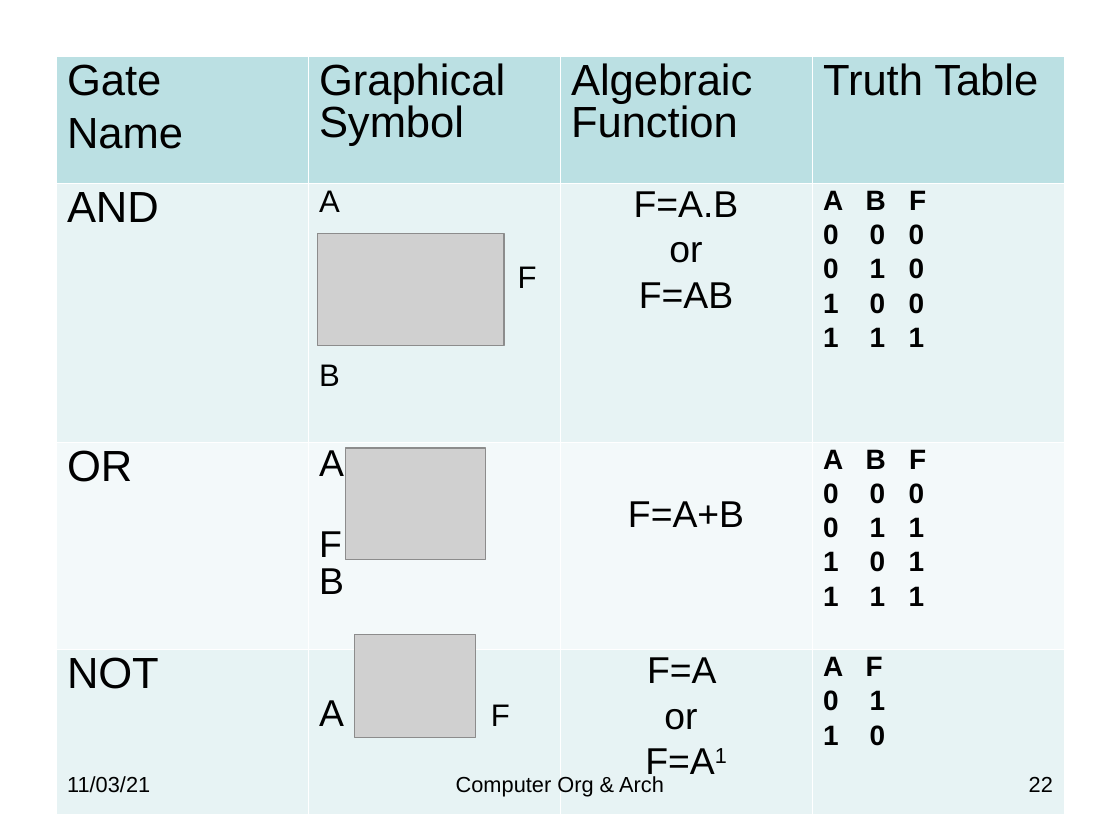
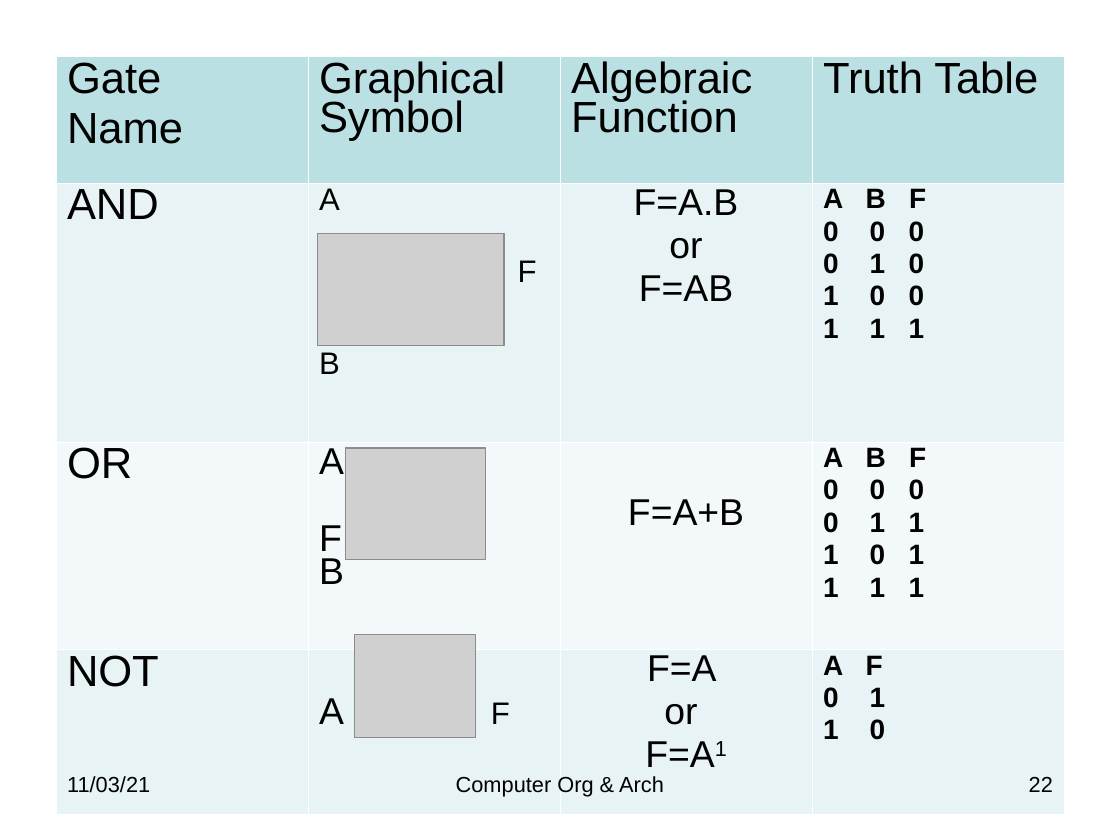
Before and after one commit to pkisambira/bbc-coa, a slide deck: slide 22 of Logic gates edited 11.ppt. Drawn at 1120x840 pixels with LibreOffice and Linux fonts; fonts in the diff are those of the drawing; grey boxes stand for pictures. Boxes give left, top, right and bottom in pixels: in the first picture for what was removed or moved away, otherwise in the second. Text is boxed around its words. In the diff, an @@ line names an element or a change of style, - is before the commit and + after.

```diff
--- a/Logic gates edited 11.ppt
+++ b/Logic gates edited 11.ppt
@@ table at (x1=56, y1=56, x2=1064, y2=814) @@
@@ line spacing 0.87 to 0.81 @@
@@ borders changed @@
```
Also in this commit, not shown: 2 other slides changed, 2 other files.
